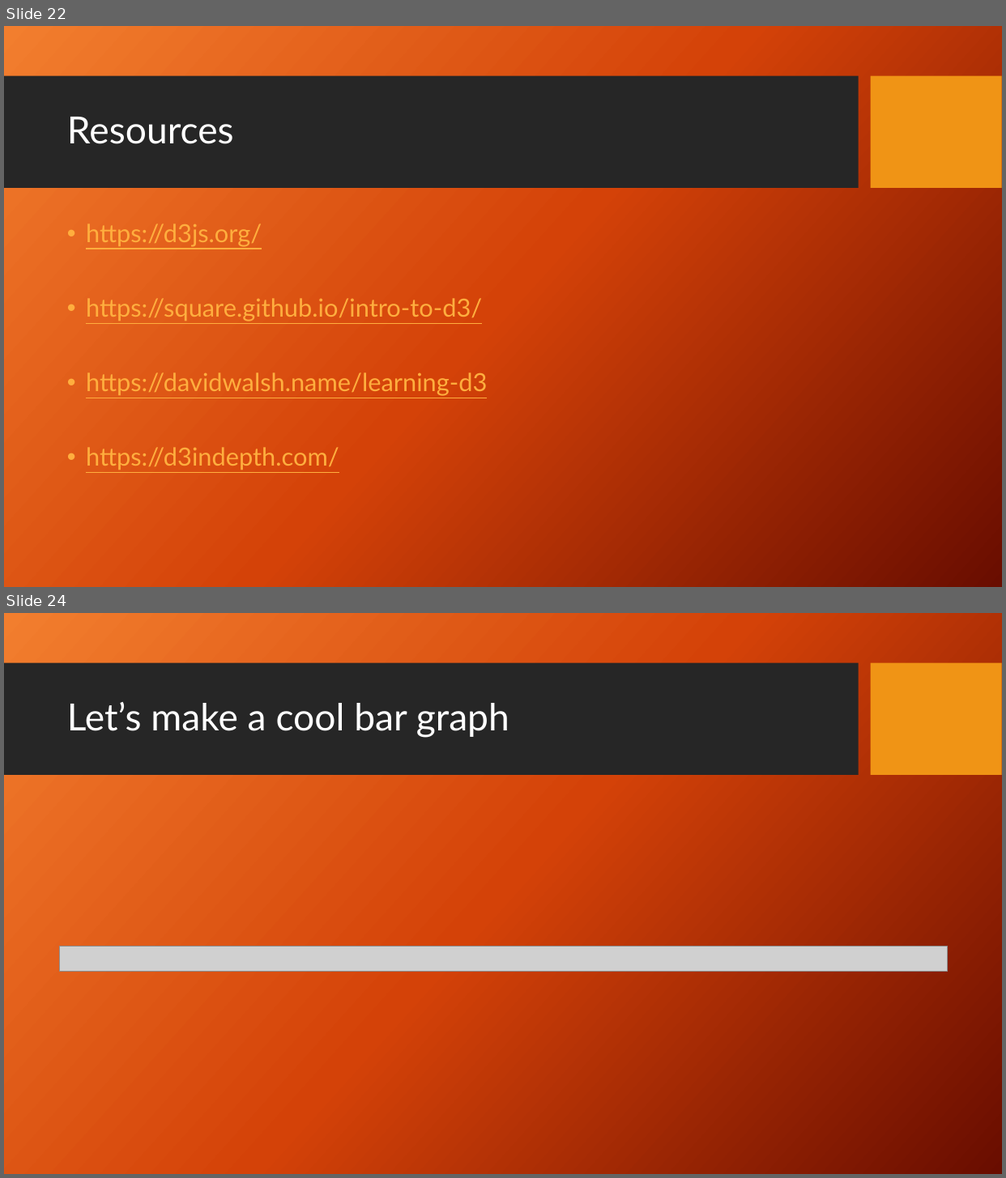
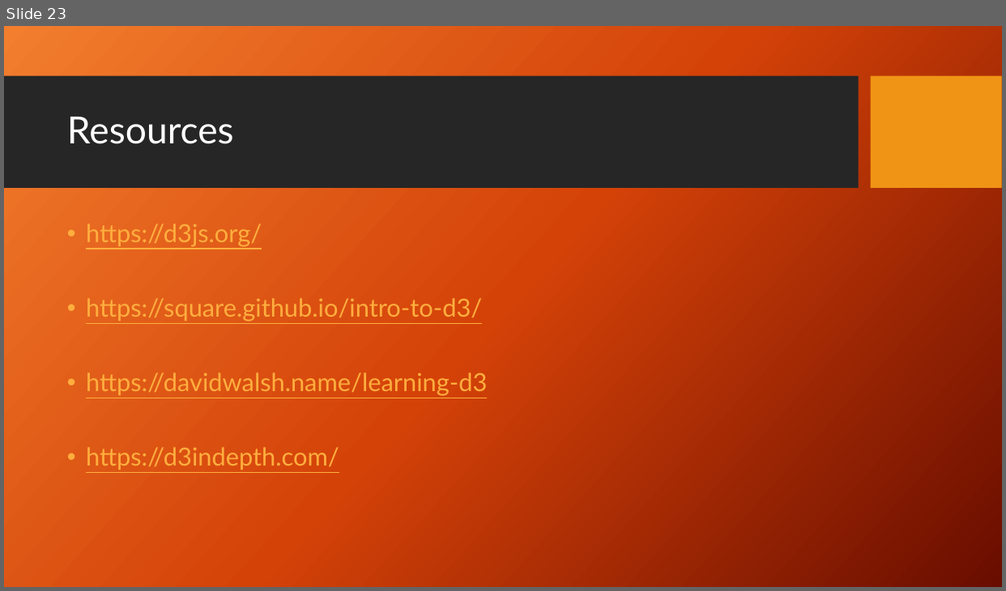
Before and after one commit to alexrogers823/alpharetta-js-d3-presentation, a slide deck: Intro to D3 Presentation.pptx. Shown one above the other, each under a label of ours: slides 22 and 24 before the commit, slide 23 after it; the slides between them are not shown. The pictures are 1006x1178 and 1006x591 pixels, drawn with LibreOffice and Linux fonts; fonts in the diff are those of the drawing; grey boxes stand for pictures; background and template pictures are left out. Boxes give left, top, right and bottom in pixels: in the first picture for what was removed or moved away, otherwise in the second. Text is boxed around its words. In the diff, an @@ line names an element or a change of style, - is before the commit and + after.

```diff
--- a/Intro to D3 Presentation.pptx
+++ b/Intro to D3 Presentation.pptx
@@ slide 24 removed at (4,613,1002,1174), background picture (left out); not listed: 2 template elements that a slide beside it also shows @@
@@ title removed at (67,702,509,738) @@
-Let’s make a cool bar graph
@@ picture removed at (59,946,948,972) @@
@@ what was slide 22 is now slide 23 @@
```
Also in this commit, not shown: 2 slides changed, 2 slides added.
